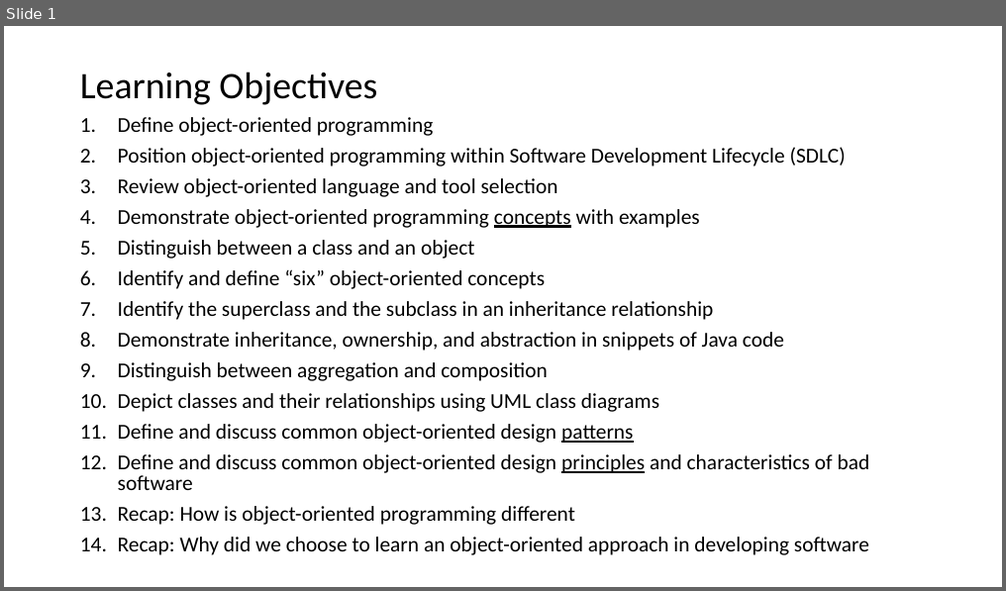
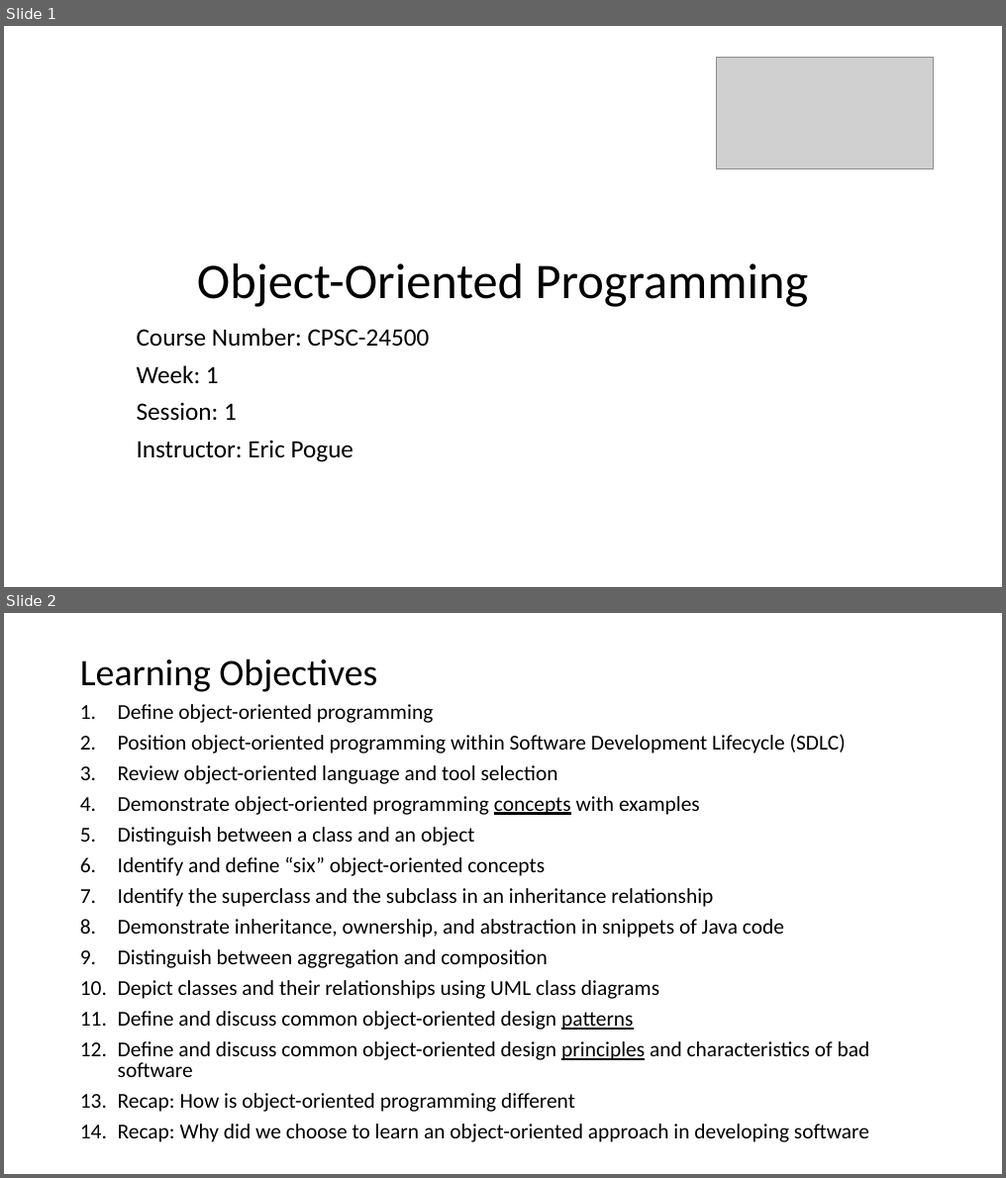
Before and after one commit to EricJPogue/www-epogue-info, a slide deck: CPSC-24500/Week01/2016SpringW01Slides.pptx. Shown one above the other, each under a label of ours: slide 1 before the commit, slides 1 and 2 after it. The pictures are 1006x591 and 1006x1178 pixels, drawn with LibreOffice and Linux fonts; fonts in the diff are those of the drawing; grey boxes stand for pictures. Boxes give left, top, right and bottom in pixels: in the first picture for what was removed or moved away, otherwise in the second. Text is boxed around its words. In the diff, an @@ line names an element or a change of style, - is before the commit and + after.

```diff
--- a/CPSC-24500/Week01/2016SpringW01Slides.pptx
+++ b/CPSC-24500/Week01/2016SpringW01Slides.pptx
@@ slide 1 added at [4,26,1002,587], background #FFFFFF @@
@@ picture added at [716,57,934,169] @@
@@ title added at [197,264,809,307], 48 pt, text #000000 @@
+Object-Oriented Programming
@@ subtitle added at [137,328,430,463], 24 pt, text #000000 @@
+Course Number: CPSC-24500
+Week: 1
+Session: 1
+Instructor: Eric Pogue
@@ what was slide 1 is now slide 2 @@
```
Also in this commit, not shown: 4 slides changed, 5 other slides added, 4 other files.
